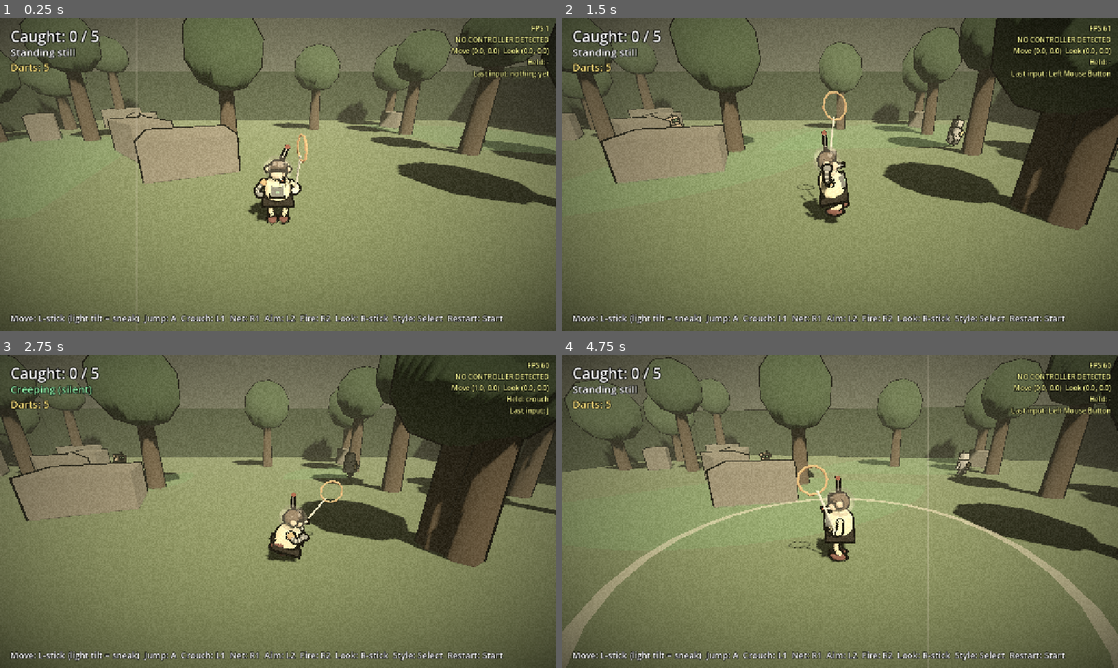
Above: before the commit, frames 1-4 (two rows, left to right).
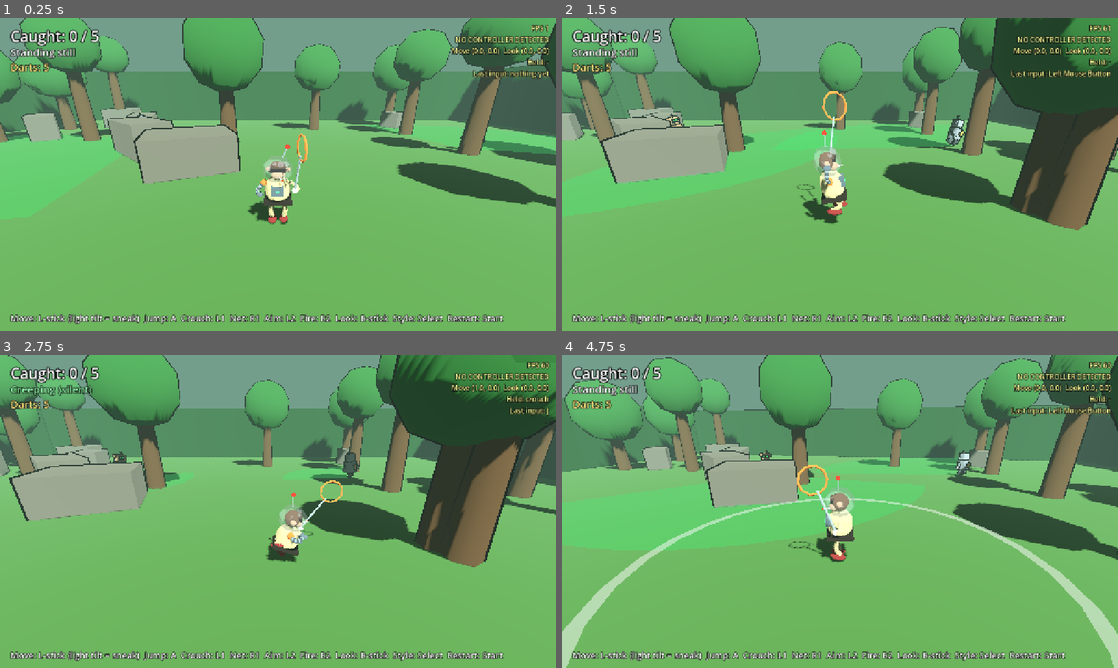
Above: after the commit, the same moments.

Repository: StoneColdOS/Caveman-Catchers
Game: Godot game, scene res://scenes/main.tscn
Two runs of this game, one before a commit and one after it. Both use one fixed random seed, a clock stepped at 60 frames per second and the inputs below.
Inputs (mouse positions are in pixels of both pictures, inside the frame that each line leads up to):
- Up to frame 1 (0.25 s): no input
- Up to frame 2 (1.5 s): tap Enter (restart) at 0.5 s; move the mouse to (962, 158) at 0.52 s; hold D (move_right) 0.53-1.25 s; tap J (net) at 0.6 s; click (962, 158) at 0.67 s; tap Space (jump) at 0.77 s; drag from (728, 190) to (812, 237) at 1.27 s
- Up to frame 3 (2.75 s): move the mouse to (333, 442) at 2.02 s; hold D (move_right) from 2.03 s (still down); hold Shift (crouch) from 2.03 s (still down); click (333, 442) at 2.17 s; tap J (net) at 2.3 s
- Up to frame 4 (4.75 s): release D (move_right) at 2.75 s; release Shift (crouch) at 2.75 s; drag from (812, 574) to (673, 464) at 2.77 s; move the mouse to (1006, 558) at 3.52 s; hold A (move_left) 3.53-4.25 s; tap Left (look_left) at 3.6 s; click (1006, 558) at 3.67 s; tap Space (jump) at 3.77 s; tap J (net) at 3.8 s; drag from (673, 464) to (756, 433) at 4.27 s

The runs differ from the first frame. In frame 1, 91% of the frame differs, in the area x 0-100%, y 0-100%; in frame 2, 89%; in frame 3, 89%; in frame 4, 92%.
Error before the commit: Cannot call method 'get_nodes_in_group' on a null value. (res://scripts/main.gd:346)
Error after the commit: Cannot call method 'get_nodes_in_group' on a null value. (res://scripts/main.gd:327)

Commit message:
Remove the film filter and the hero's outline
Co-Authored-By: Claude Opus 5.5 <noreply@anthropic.com>
Claude-Session: https://claude.ai/code/session_01X5D3NCWGJ5U6tQxJ5x7zR9

Diff:
--- a/scripts/main.gd
+++ b/scripts/main.gd
@@ -20,7 +20,6 @@
 var crosshair: Control
 var game_over := false
 var hint_label: Label
-var film: ColorRect
 var message_label: Label
 var rng := RandomNumberGenerator.new()
 
@@ -34,7 +33,6 @@
 	_build_cover()
 	_spawn_player()
 	_spawn_gatherers()
-	_build_film()
 	_build_hud()
 	_build_debug()
 	if use_touch():
@@ -48,8 +46,6 @@
 	_update_alert()
 	if Input.is_action_just_pressed("style"):
 		Util.set_rubber(get_tree(), not Util.rubber)
-	if film:
-		film.visible = Util.rubber
 	_dance_trees()
 	if player and crosshair:
 		crosshair.visible = player.aiming and not game_over
@@ -324,21 +320,6 @@
 	_update_hud()
 
 
-## Old-film filter over the 3D view (under the HUD so text stays crisp).
-func _build_film() -> void:
-	var layer := CanvasLayer.new()
-	layer.layer = 0
-	add_child(layer)
-	film = ColorRect.new()
-	film.set_anchors_preset(Control.PRESET_FULL_RECT)
-	film.mouse_filter = Control.MOUSE_FILTER_IGNORE
-	var sm := ShaderMaterial.new()
-	sm.shader = load("res://shaders/film.gdshader")
-	film.material = sm
-	film.visible = Util.rubber
-	layer.add_child(film)
-
-
 ## Tree tops squash and sway to the beat in rubber hose mode.
 func _dance_trees() -> void:
 	var b := Util.beat()
--- a/scripts/player.gd
+++ b/scripts/player.gd
@@ -75,6 +75,10 @@
 
 	_build_visual()
 	_build_camera()
+	# No ink outline on the hero (the user prefers him clean); robots and world keep theirs.
+	for o in visual.find_children("", "MeshInstance3D", true, false):
+		if o.is_in_group("outlines"):
+			o.queue_free()
 
 
 func _build_visual() -> void:
--- a/shaders/film.gdshader
+++ /dev/null
@@ -1,36 +0,0 @@
-shader_type canvas_item;
-// Old cartoon film: sepia with a hint of the original color, grain at 12 fps,
-// flicker, the odd vertical scratch, and a vignette.
-
-uniform sampler2D screen_tex : hint_screen_texture, filter_linear_mipmap;
-uniform float keep_color = 0.3;
-
-float hash(vec2 p) {
-	return fract(sin(dot(p, vec2(12.9898, 78.233))) * 43758.5453);
-}
-
-void fragment() {
-	vec2 uv = SCREEN_UV;
-	vec3 c = texture(screen_tex, uv).rgb;
-	float l = dot(c, vec3(0.299, 0.587, 0.114));
-	vec3 sepia = vec3(l * 1.08 + 0.04, l * 0.97 + 0.02, l * 0.78);
-	vec3 col = mix(sepia, c, keep_color);
-	col = (col - 0.5) * 1.12 + 0.5;
-
-	float frame = floor(TIME * 12.0);
-	col += (hash(floor(uv * vec2(480.0, 270.0)) + frame) - 0.5) * 0.1;
-	col *= 0.94 + 0.06 * hash(vec2(frame, 1.7));
-
-	if (hash(vec2(frame, 9.2)) > 0.55) {
-		float x = hash(vec2(frame, 3.1));
-		col = mix(col, vec3(0.95, 0.9, 0.8), smoothstep(0.0018, 0.0, abs(uv.x - x)) * 0.55);
-	}
-	if (hash(vec2(frame, 5.5)) > 0.8) {
-		float x = hash(vec2(frame, 7.7));
-		col = mix(col, vec3(0.1, 0.08, 0.06), smoothstep(0.0012, 0.0, abs(uv.x - x)) * 0.5);
-	}
-
-	vec2 v = uv - 0.5;
-	col *= 1.0 - dot(v, v) * 1.2;
-	COLOR = vec4(clamp(col, 0.0, 1.0), 1.0);
-}
Not shown, removed: shaders/film.gdshader.uid
Not shown, changed: docs/ROADMAP.md
